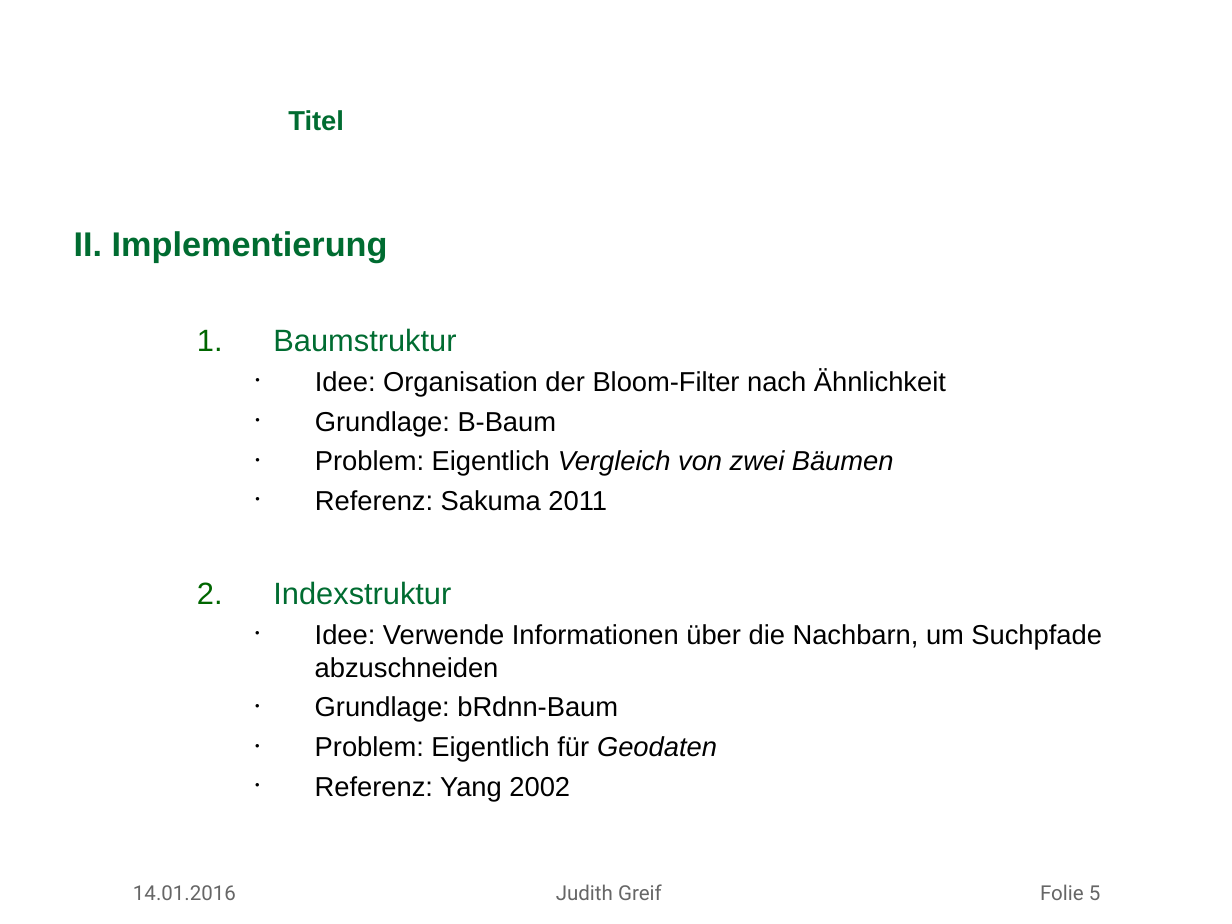
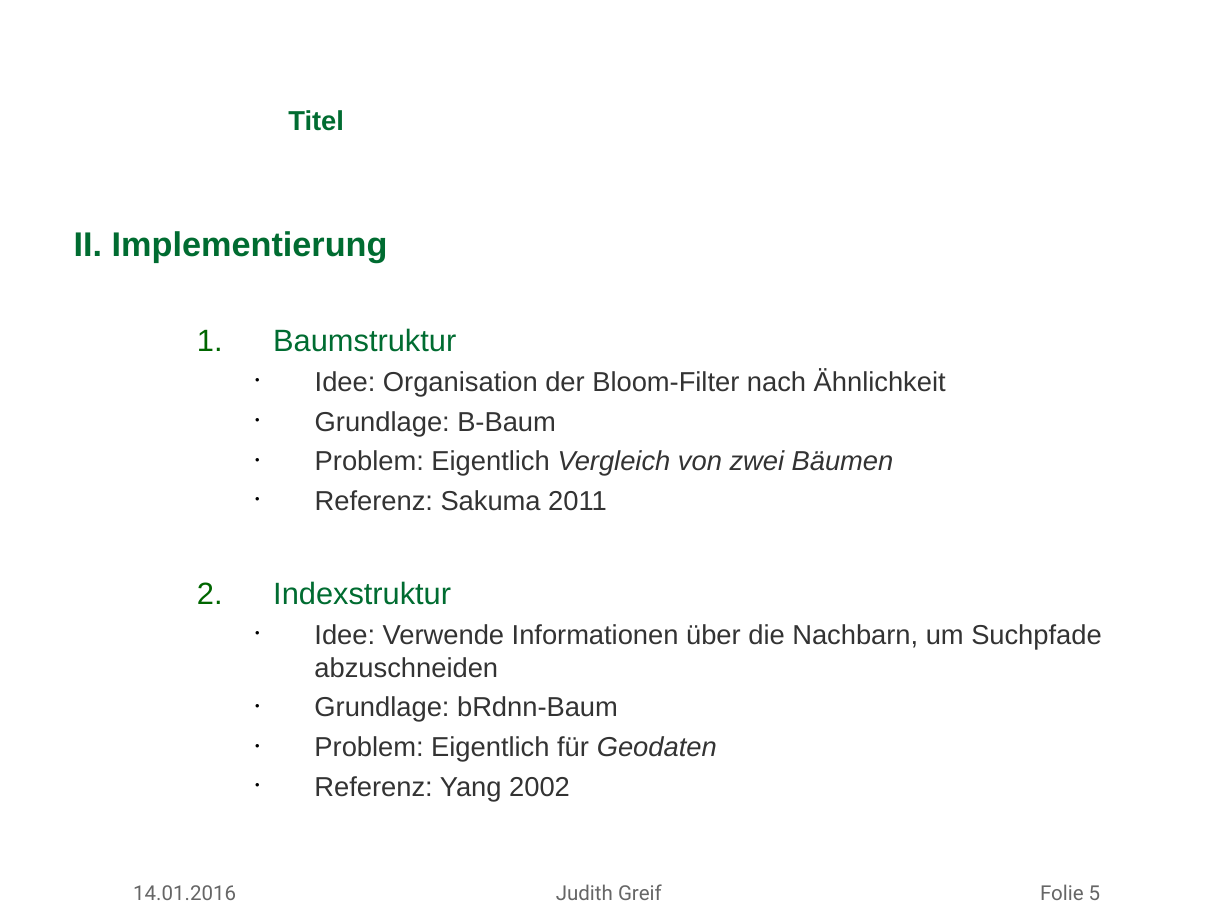
Before and after one commit to missgreenwood/masterarbeit, a slide deck: slide 5 of mdsg_latex_10062012/slides/antrittsvortrag_greif.ppt. Drawn at 1232x924 pixels with LibreOffice and Linux fonts; fonts in the diff are those of the drawing; background and template pictures are left out. Boxes give left, top, right and bottom in pixels: in the first picture for what was removed or moved away, otherwise in the second. Text is boxed around its words. In the diff, an @@ line names an element or a change of style, - is before the commit and + after.

```diff
--- a/mdsg_latex_10062012/slides/antrittsvortrag_greif.ppt
+++ b/mdsg_latex_10062012/slides/antrittsvortrag_greif.ppt
@@ text at [314, 370, 1102, 802]: text colour #000000 to #333333 in "Idee: Organisation der Bloom-Filter nach Ähnlichkeit", "Grundlage: B-Baum", "Problem: Eigentlich Vergleich von zwei Bäumen", "Referenz: Sakuma 2011" and 4 more places; indent changed @@
```
Also in this commit, not shown: 3 other slides changed, 2 slides added, 4 other files.
